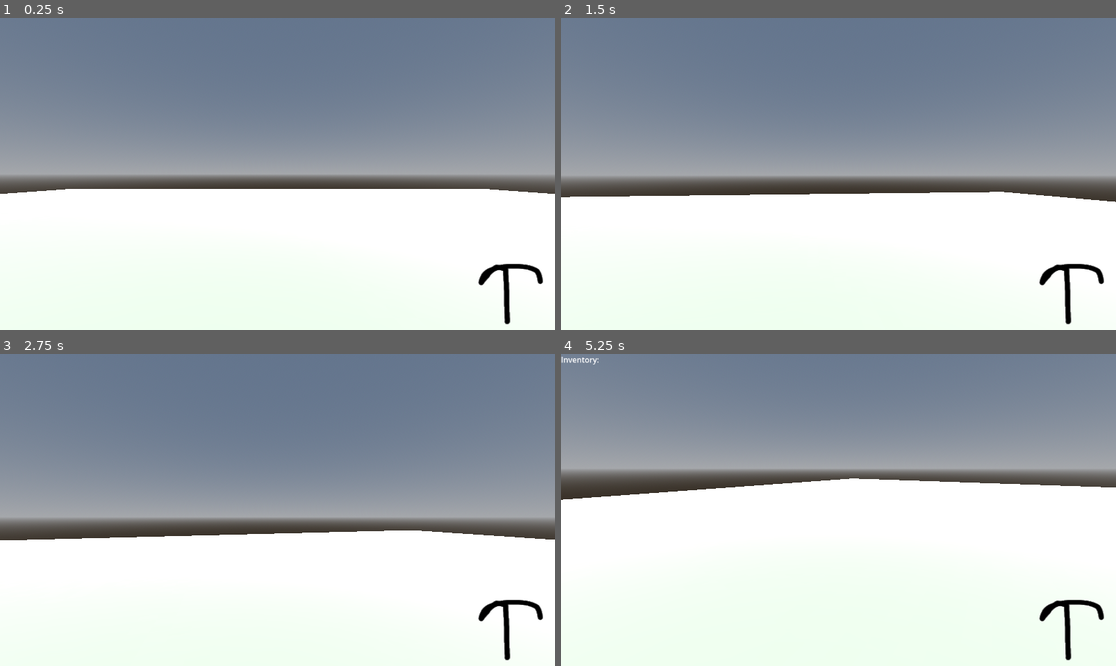
Above: before the commit, frames 1-4 (two rows, left to right).
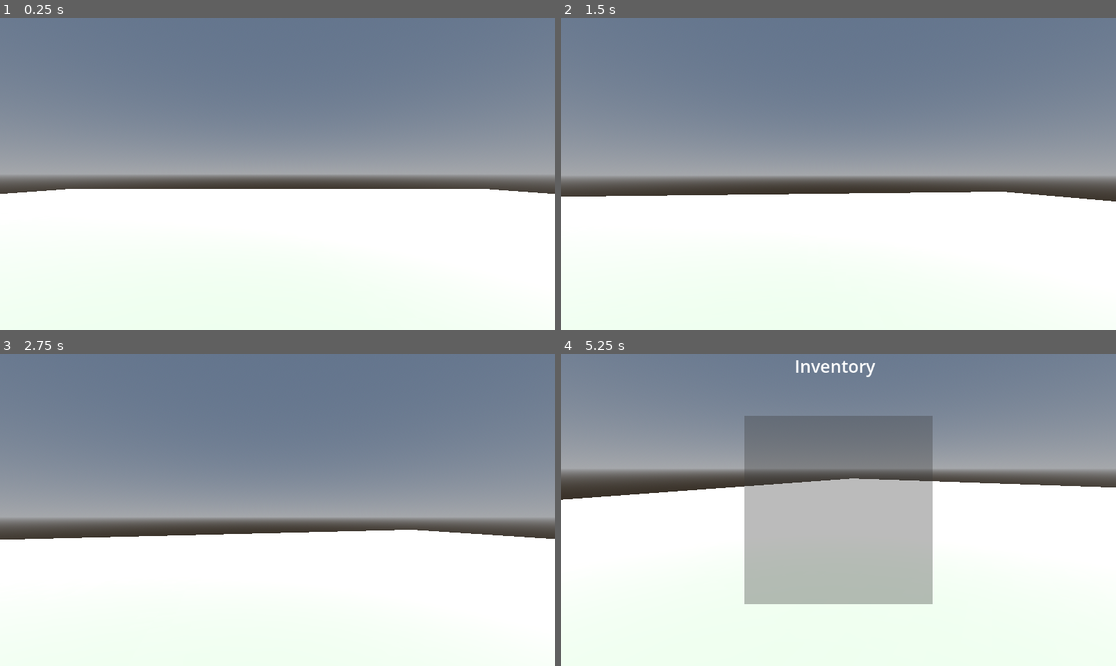
Above: after the commit, the same moments.

Repository: CamoBrie/GodotMiner
Game: Godot game, scene res://scenes/main.tscn
The game is run twice, just before and just after one commit, with the same random seed, the same clock (stepped at 60 frames per second) and the same inputs.
Inputs (mouse positions are in pixels of both pictures, inside the frame that each line leads up to):
- Up to frame 1 (0.25 s): no input
- Up to frame 2 (1.5 s): move the mouse to (866, 174) at 0.52 s; press the mouse at (866, 174) at 0.53 s; hold W (move_forward) from 0.53 s (still down); tap Space (jump) at 0.77, 1.07 s; tap Tab (ui_open) at 0.8, 1.35 s; move the mouse to (810, 174) at 1.27 s; release the mouse at (810, 174) at 1.28 s
- Up to frame 3 (2.75 s): keep holding W (move_forward); tap Space (jump) at 1.52, 1.55, 1.82 s; move the mouse to (288, 503) at 2.02 s; hold Space (jump) from 2.03 s (still down); click (288, 503) at 2.3 s
- Up to frame 4 (5.25 s): move the mouse to (832, 516) at 2.77 s; release Space (jump) at 2.78 s; click (832, 516) at 2.85 s; tap Space (jump) at 3.02, 3.32, 3.77, 3.8, 4.07, 4.52, 4.82 s; tap Tab (ui_open) at 3.05 s; move the mouse to (877, 513) at 3.52 s; hold Tab (ui_open) 3.53-4.28 s; tap Escape (ui_cancel) at 4.15 s; move the mouse to (672, 463) at 4.27 s; release W (move_forward) at 4.28 s; hold A (move_left) 4.28-5.03 s; click (672, 463) at 4.35 s; move the mouse to (844, 510) at 5.02 s; hold W (move_forward) from 5.03 s (still down); hold Tab (ui_open) from 5.03 s (still down)

The runs differ from the first frame. In frame 1, 0.5% of the frame differs, in the area x 86-98%, y 78-99%; in frame 2, 0.6%; in frame 3, 0.7%; in frame 4, 20%, in the area x 0-98%, y 0-99%.

Commit message:
add inventory and fix some stuff

Diff:
--- a/project.godot
+++ b/project.godot
@@ -27,22 +27,22 @@
 
 move_right={
 "deadzone": 0.5,
-"events": [Object(InputEventKey,"resource_local_to_scene":false,"resource_name":"","device":-1,"window_id":0,"alt_pressed":false,"shift_pressed":false,"ctrl_pressed":false,"meta_pressed":false,"pressed":false,"keycode":0,"physical_keycode":68,"key_label":0,"unicode":100,"echo":false,"script":null)
+"events": [Object(InputEventKey,"resource_local_to_scene":false,"resource_name":"","device":-1,"window_id":0,"alt_pressed":false,"shift_pressed":false,"ctrl_pressed":false,"meta_pressed":false,"pressed":false,"keycode":68,"physical_keycode":0,"key_label":0,"unicode":100,"echo":false,"script":null)
 ]
 }
 move_left={
 "deadzone": 0.5,
-"events": [Object(InputEventKey,"resource_local_to_scene":false,"resource_name":"","device":-1,"window_id":0,"alt_pressed":false,"shift_pressed":false,"ctrl_pressed":false,"meta_pressed":false,"pressed":false,"keycode":0,"physical_keycode":65,"key_label":0,"unicode":97,"echo":false,"script":null)
+"events": [Object(InputEventKey,"resource_local_to_scene":false,"resource_name":"","device":-1,"window_id":0,"alt_pressed":false,"shift_pressed":false,"ctrl_pressed":false,"meta_pressed":false,"pressed":false,"keycode":65,"physical_keycode":0,"key_label":0,"unicode":97,"echo":false,"script":null)
 ]
 }
 move_forward={
 "deadzone": 0.5,
-"events": [Object(InputEventKey,"resource_local_to_scene":false,"resource_name":"","device":-1,"window_id":0,"alt_pressed":false,"shift_pressed":false,"ctrl_pressed":false,"meta_pressed":false,"pressed":false,"keycode":0,"physical_keycode":87,"key_label":0,"unicode":119,"echo":false,"script":null)
+"events": [Object(InputEventKey,"resource_local_to_scene":false,"resource_name":"","device":-1,"window_id":0,"alt_pressed":false,"shift_pressed":false,"ctrl_pressed":false,"meta_pressed":false,"pressed":false,"keycode":87,"physical_keycode":0,"key_label":0,"unicode":119,"echo":false,"script":null)
 ]
 }
 move_back={
 "deadzone": 0.5,
-"events": [Object(InputEventKey,"resource_local_to_scene":false,"resource_name":"","device":-1,"window_id":0,"alt_pressed":false,"shift_pressed":false,"ctrl_pressed":false,"meta_pressed":false,"pressed":false,"keycode":0,"physical_keycode":83,"key_label":0,"unicode":115,"echo":false,"script":null)
+"events": [Object(InputEventKey,"resource_local_to_scene":false,"resource_name":"","device":-1,"window_id":0,"alt_pressed":false,"shift_pressed":false,"ctrl_pressed":false,"meta_pressed":false,"pressed":false,"keycode":83,"physical_keycode":0,"key_label":0,"unicode":115,"echo":false,"script":null)
 ]
 }
 jump={
--- a/resources/blocks/stone.tres
+++ b/resources/blocks/stone.tres
@@ -1,15 +1,8 @@
-[gd_resource type="Resource" script_class="BlockSpawnData" load_steps=6 format=3 uid="uid://ddi7j4carc1t1"]
+[gd_resource type="Resource" script_class="BlockSpawnData" load_steps=5 format=3 uid="uid://ddi7j4carc1t1"]
 
 [ext_resource type="Script" path="res://scripts/Blocks/BlockSpawnData.gd" id="1_6tbn6"]
 [ext_resource type="Resource" uid="uid://ceouw25qg12h4" path="res://resources/items/stone.tres" id="1_rdt2e"]
-[ext_resource type="Script" path="res://scripts/LootItem.gd" id="2_n6lka"]
-
-[sub_resource type="Resource" id="Resource_kielt"]
-script = ExtResource("2_n6lka")
-resource = "hard_stone"
-weight = 1
-min_roll = 1
-max_roll = 1
+[ext_resource type="Resource" uid="uid://vbv7ymffmst3" path="res://resources/items/hard_stone.tres" id="2_bo1vf"]
 
 [sub_resource type="StandardMaterial3D" id="StandardMaterial3D_w33v0"]
 albedo_color = Color(0.533037, 0.533037, 0.533037, 1)
@@ -18,4 +11,4 @@
 script = ExtResource("1_6tbn6")
 health = 10.0
 material = SubResource("StandardMaterial3D_w33v0")
-loot_table = Array[ExtResource("2_n6lka")]([ExtResource("1_rdt2e"), SubResource("Resource_kielt")])
+loot_table = Array[Resource("res://scripts/LootItem.gd")]([ExtResource("1_rdt2e"), ExtResource("2_bo1vf")])
--- /dev/null
+++ b/resources/items/hard_stone.tres
@@ -0,0 +1,11 @@
+[gd_resource type="Resource" script_class="LootItem" load_steps=2 format=3 uid="uid://vbv7ymffmst3"]
+
+[ext_resource type="Script" path="res://scripts/LootItem.gd" id="1_rlm12"]
+
+[resource]
+script = ExtResource("1_rlm12")
+resource = "hard_stone"
+color = Color(0.288518, 0.288518, 0.288518, 1)
+weight = 1
+min_roll = 1
+max_roll = 1
--- a/resources/items/stone.tres
+++ b/resources/items/stone.tres
@@ -5,6 +5,7 @@
 [resource]
 script = ExtResource("1_6m1pw")
 resource = "stone"
+color = Color(0.513233, 0.513233, 0.513233, 1)
 weight = 99
 min_roll = 1
 max_roll = 1
--- /dev/null
+++ b/scenes/UI/ResourceItemTile.tscn
@@ -0,0 +1,31 @@
+[gd_scene load_steps=2 format=3 uid="uid://chf3s58exnfhl"]
+
+[ext_resource type="Script" path="res://scripts/UI/ResourceItemTile.gd" id="1_7p3uh"]
+
+[node name="ResourceItemTile" type="Control"]
+clip_contents = true
+custom_minimum_size = Vector2(128, 128)
+layout_mode = 3
+anchors_preset = 0
+offset_right = 128.0
+offset_bottom = 128.0
+script = ExtResource("1_7p3uh")
+
+[node name="ResourceColor" type="ColorRect" parent="."]
+custom_minimum_size = Vector2(128, 128)
+layout_mode = 0
+offset_right = 128.0
+offset_bottom = 128.0
+
+[node name="ResourceAmount" type="RichTextLabel" parent="."]
+layout_mode = 0
+offset_top = 88.0
+offset_right = 128.0
+offset_bottom = 128.0
+bbcode_enabled = true
+
+[node name="ResourceName" type="RichTextLabel" parent="."]
+layout_mode = 0
+offset_right = 128.0
+offset_bottom = 40.0
+bbcode_enabled = true
--- /dev/null
+++ b/scenes/UI/inventory.tscn
@@ -0,0 +1,61 @@
+[gd_scene load_steps=4 format=3 uid="uid://wvnp6nmk3vef"]
+
+[ext_resource type="Script" path="res://scripts/UI/inventory.gd" id="1_xtahl"]
+
+[sub_resource type="SystemFont" id="SystemFont_2tjsc"]
+
+[sub_resource type="Theme" id="Theme_lc888"]
+default_font = SubResource("SystemFont_2tjsc")
+default_font_size = 36
+
+[node name="Inventory" type="Control"]
+layout_mode = 3
+anchors_preset = 15
+anchor_right = 1.0
+anchor_bottom = 1.0
+grow_horizontal = 2
+grow_vertical = 2
+script = ExtResource("1_xtahl")
+
+[node name="ColorRect" type="ColorRect" parent="."]
+layout_mode = 1
+anchors_preset = 8
+anchor_left = 0.5
+anchor_top = 0.5
+anchor_right = 0.5
+anchor_bottom = 0.5
+offset_left = -195.0
+offset_top = -195.0
+offset_right = 195.0
+offset_bottom = 195.0
+grow_horizontal = 2
+grow_vertical = 2
+color = Color(0.227451, 0.227451, 0.227451, 0.345098)
+
+[node name="ResourceItems" type="GridContainer" parent="."]
+layout_mode = 1
+anchors_preset = 8
+anchor_left = 0.5
+anchor_top = 0.5
+anchor_right = 0.5
+anchor_bottom = 0.5
+offset_left = -190.5
+offset_top = -190.5
+offset_right = 190.5
+offset_bottom = 190.5
+grow_horizontal = 2
+grow_vertical = 2
+columns = 4
+
+[node name="InventoryText" type="RichTextLabel" parent="."]
+layout_mode = 1
+anchors_preset = 5
+anchor_left = 0.5
+anchor_right = 0.5
+offset_left = -91.0
+offset_right = 91.0
+offset_bottom = 65.0
+grow_horizontal = 2
+theme = SubResource("Theme_lc888")
+text = "Inventory"
+scroll_active = false
--- a/scenes/inventory.tscn
+++ /dev/null
@@ -1,18 +0,0 @@
-[gd_scene load_steps=2 format=3 uid="uid://wvnp6nmk3vef"]
-
-[ext_resource type="Script" path="res://scripts/inventory.gd" id="1_xtahl"]
-
-[node name="Inventory" type="Control"]
-layout_mode = 3
-anchors_preset = 15
-anchor_right = 1.0
-anchor_bottom = 1.0
-grow_horizontal = 2
-grow_vertical = 2
-script = ExtResource("1_xtahl")
-
-[node name="InventoryText" type="RichTextLabel" parent="."]
-layout_mode = 0
-offset_right = 563.0
-offset_bottom = 204.0
-text = "je inventory is open!"
--- a/scenes/main.tscn
+++ b/scenes/main.tscn
@@ -5,7 +5,7 @@
 [ext_resource type="Script" path="res://scripts/PlayerData.gd" id="2_bjgk3"]
 [ext_resource type="Resource" uid="uid://ddi7j4carc1t1" path="res://resources/blocks/stone.tres" id="4_q7ba0"]
 [ext_resource type="Resource" uid="uid://dfmv68wj2a8k4" path="res://resources/blocks/obsidian.tres" id="5_q47o7"]
-[ext_resource type="PackedScene" uid="uid://wvnp6nmk3vef" path="res://scenes/inventory.tscn" id="6_j1kb0"]
+[ext_resource type="PackedScene" uid="uid://wvnp6nmk3vef" path="res://scenes/UI/inventory.tscn" id="6_j1kb0"]
 
 [sub_resource type="BoxShape3D" id="BoxShape3D_tcit6"]
 size = Vector3(60, 2, 60)
--- a/scenes/player.tscn
+++ b/scenes/player.tscn
@@ -1,7 +1,6 @@
-[gd_scene load_steps=4 format=3 uid="uid://cjkrb4mc3cf2o"]
+[gd_scene load_steps=3 format=3 uid="uid://cjkrb4mc3cf2o"]
 
 [ext_resource type="Script" path="res://scripts/CharacterController.gd" id="1_h1lp7"]
-[ext_resource type="Texture2D" uid="uid://b0ogfsaxm7dqm" path="res://images/pickaxe.png" id="2_cm032"]
 
 [sub_resource type="BoxShape3D" id="BoxShape3D_dy5sm"]
 size = Vector3(1, 2, 1)
@@ -14,8 +13,3 @@
 
 [node name="Camera3D" type="Camera3D" parent="."]
 transform = Transform3D(1, 0, 0, 0, 1, 0, 0, 0, 1, 0, 0.6, 0)
-
-[node name="Sprite2D" type="Sprite2D" parent="."]
-position = Vector2(1054.44, 567.25)
-scale = Vector2(1.47558, 1.3164)
-texture = ExtResource("2_cm032")
--- a/scripts/CharacterController.gd
+++ b/scripts/CharacterController.gd
@@ -6,9 +6,6 @@
 func _physics_process(delta):
 	velocity.y += -gravity * delta
 	move_and_slide()
-
-	if Input.is_action_pressed("jump") && is_on_floor():
-		velocity.y = PlayerData.jump_height / 20
 
 func _ready():
 	Input.mouse_mode = Input.MOUSE_MODE_CAPTURED
@@ -22,6 +19,8 @@
 		velocity.x = movement_dir.x * PlayerData.speed / 20
 		velocity.z = movement_dir.z * PlayerData.speed / 20
 
+		if Input.is_action_pressed("jump"):
+			velocity.y = PlayerData.jump_height / 20
 
 	# Rotate the player and the camera
 	if event is InputEventMouseMotion and Input.mouse_mode == Input.MOUSE_MODE_CAPTURED:
@@ -42,21 +41,24 @@
 		# mine a block
 		mine_block()
 
+# mine a block
 func mine_block():
+	var block = cast_player_ray()
 
-	# Cast a ray from the camera to the front
-	var ray_length = 5
-	var ray_start = $Camera3D.global_transform.origin
-	var ray_end = ray_start - $Camera3D.global_transform.basis.z * ray_length
+	# Check if the collider is a block
+	if block is Block:
+		block.mine()
 
+# cast a ray from the player to the front
+func cast_player_ray():
+	var ray_length = PlayerData.reach / 20
+	var ray_start = global_transform.origin
+	var ray_end = ray_start - global_transform.basis.z * ray_length
 
 	var query = PhysicsRayQueryParameters3D.create(ray_start, ray_end, 2)
 	query.collide_with_areas = true
 
 	var result = get_world_3d().direct_space_state.intersect_ray(query)
 	if result:
-		var block = result.collider.owner
-
-		# Check if the collider is a block
-		if block is Block:
-			block.mine()
+		return result.collider.owner
+	return null
--- a/scripts/LootItem.gd
+++ b/scripts/LootItem.gd
@@ -1,6 +1,7 @@
 class_name LootItem extends Resource
 
 @export var resource : String
+@export var color : Color
 @export var weight : int = 1
 @export var min_roll : int = 1
 @export var max_roll : int = 1
--- a/scripts/PlayerData.gd
+++ b/scripts/PlayerData.gd
@@ -2,6 +2,7 @@
 
 var speed : float = 100
 var jump_height : float = 100
+var reach : float = 100
 var damage : float = 100
 var min_roll : int = 1
 var max_roll : int = 1
--- /dev/null
+++ b/scripts/UI/ResourceItemTile.gd
@@ -0,0 +1,10 @@
+extends Control
+
+func init(resource, amount):
+    $ResourceColor.color = item_get_color(resource)
+    $ResourceAmount.text = "[center]%s[/center]" % str(amount)
+    $ResourceName.text = "[center]%s[/center]" % resource
+
+func item_get_color(item_name):
+    var item = load("res://resources/items/" + item_name + ".tres")
+    return item.color
--- /dev/null
+++ b/scripts/UI/inventory.gd
@@ -0,0 +1,47 @@
+class_name Inventory extends Control
+
+var res_item = preload("res://scenes/UI/ResourceItemTile.tscn")
+
+func _ready():
+	visibility_changed.connect(_update_inventory)
+
+# disable game inputs when inventory is open
+func disable_game_inputs(event):
+	if event.is_action("move_left"):
+		get_viewport().set_input_as_handled()
+	elif event.is_action("move_right"):
+		get_viewport().set_input_as_handled()
+	elif event.is_action("move_forward"):
+		get_viewport().set_input_as_handled()
+	elif event.is_action("move_back"):
+		get_viewport().set_input_as_handled()
+
+
+# show/hide inventory
+func _input(event):
+	if event.is_action_pressed("ui_open") && not visible:
+		%Player.velocity.x = 0
+		%Player.velocity.z = 0
+		Input.mouse_mode = Input.MOUSE_MODE_CONFINED
+		show()
+	elif (event.is_action_pressed("ui_open") || event.is_action_pressed("ui_cancel")) && visible:
+		Input.mouse_mode = Input.MOUSE_MODE_CAPTURED
+		hide()
+
+	if visible:
+		disable_game_inputs(event)
+
+# update inventory
+func _update_inventory():
+	if not visible:
+		pass
+
+	# reset display
+	for child in $ResourceItems.get_children():
+		child.queue_free()
+
+	# add resources
+	for resource in PlayerData.resources:
+		var item = res_item.instantiate()
+		item.init(resource, PlayerData.resources[resource])
+		$ResourceItems.add_child(item)
--- a/scripts/inventory.gd
+++ /dev/null
@@ -1,27 +0,0 @@
-class_name Inventory extends Control
-
-func _ready():
-	visibility_changed.connect(_update_inventory)
-
-
-func _input(event):
-	if event.is_action_pressed("ui_open") && not visible:
-		%Player.velocity.x = 0
-		%Player.velocity.z = 0
-		show()
-	elif event.is_action_pressed("ui_open") && visible:
-		hide()
-
-	if visible:
-		get_viewport().set_input_as_handled()
-
-
-func _update_inventory():
-	if not visible:
-		pass
-
-	var text_str = "Inventory:\n"
-	for resource in PlayerData.resources:
-		text_str += resource + ": " + str(PlayerData.resources[resource]) + "\n"
-
-	$InventoryText.text = text_str
Binary file removed: images/pickaxe.png
Not shown, removed: images/pickaxe.png.import
